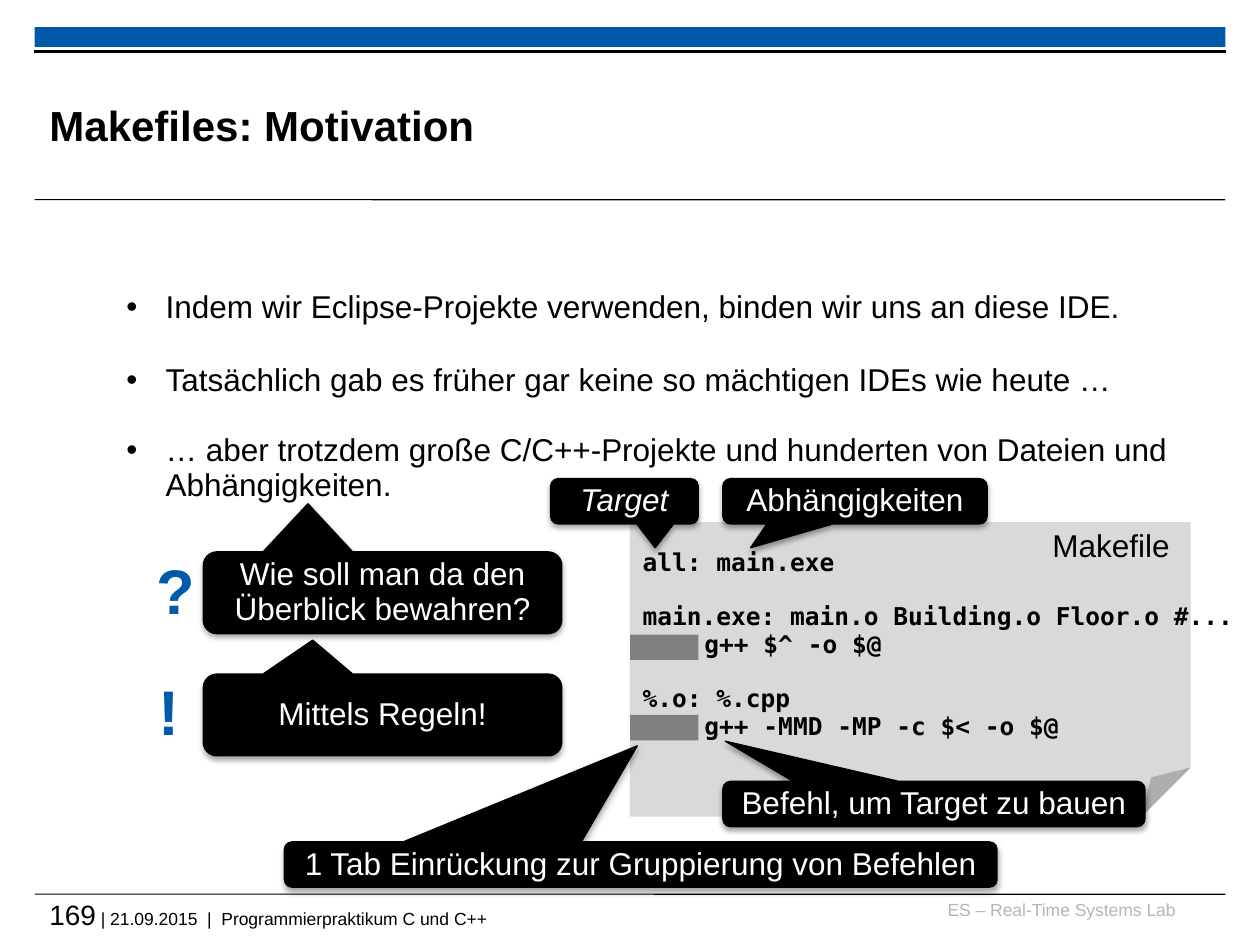
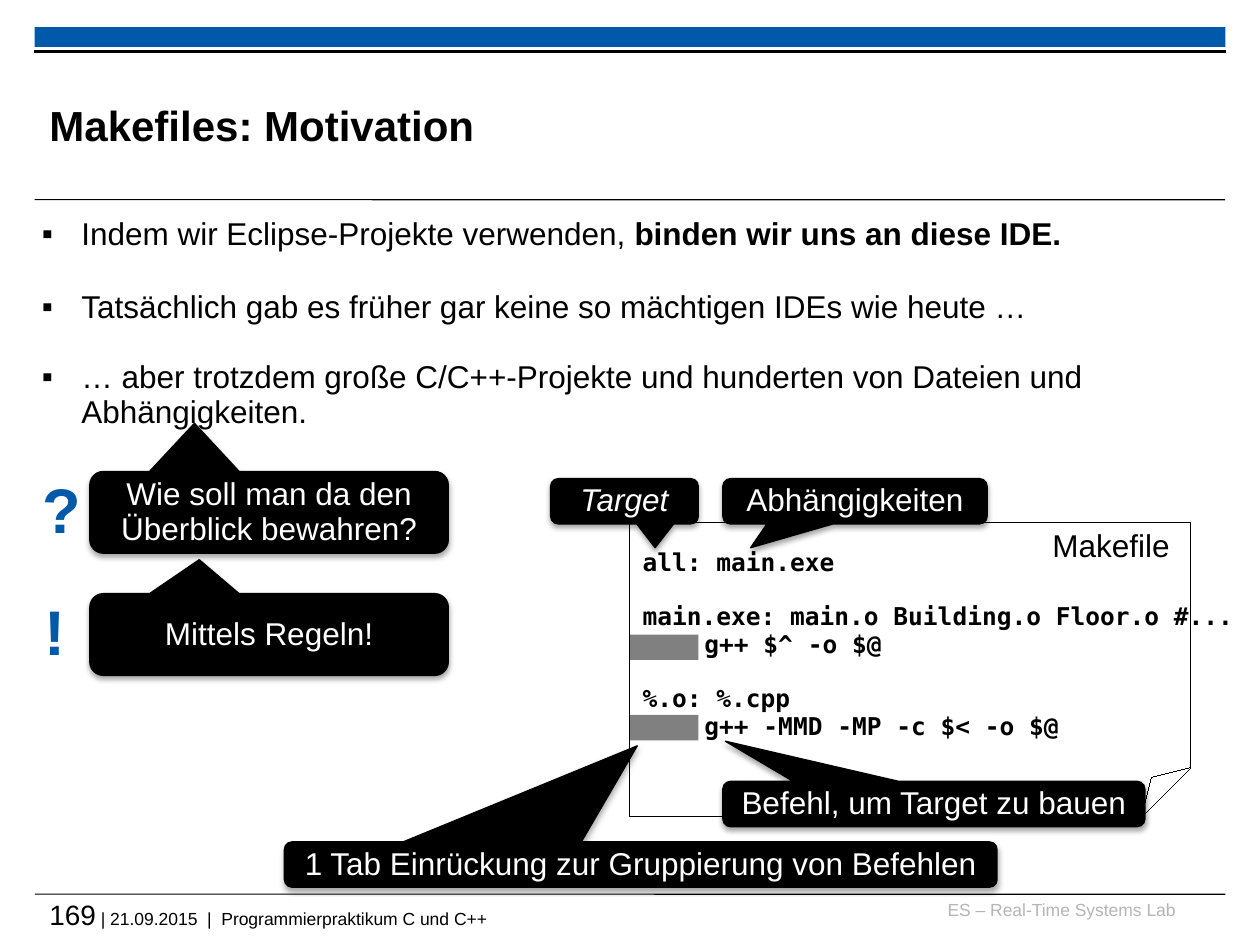
Before and after one commit to h82k/tud-cppp, a slide deck: slide 169 of cppp_lecture.pptx. Drawn at 1260x945 pixels with LibreOffice and Linux fonts; fonts in the diff are those of the drawing; background and template pictures are left out. Boxes give left, top, right and bottom in pixels: in the first picture for what was removed or moved away, otherwise in the second. Text is boxed around its words. In the diff, an @@ line names an element or a change of style, - is before the commit and + after.

```diff
--- a/cppp_lecture.pptx
+++ b/cppp_lecture.pptx
@@ text "Indem wir Eclipse-Projekte verwenden, binden ...": place and size @@
-text "Indem wir Eclipse-Projekte verwenden, binden ..." at box(166, 295, 1167, 502)
+text "Indem wir Eclipse-Projekte verwenden, binden ..." at box(81, 222, 1083, 429)
@@ text "Indem wir Eclipse-Projekte verwenden, binden ..." at box(81, 222, 1083, 429): bold on in "binden wir uns an diese IDE."; bullet • to ▪ @@
@@ folded corner "all: main.exe" at box(630, 522, 1191, 816): fill #D9D9D9 to none; outline none to #000000 0.75 pt @@
@@ 2 rounded speech boxes, 2 texts: place and size @@
-2 rounded speech boxes, 2 texts at box(144, 552, 562, 756)
+2 rounded speech boxes, 2 texts at box(30, 471, 449, 675)
```
Also in this commit, not shown: 10 other slides changed, 3 slides added, 2 other files.
